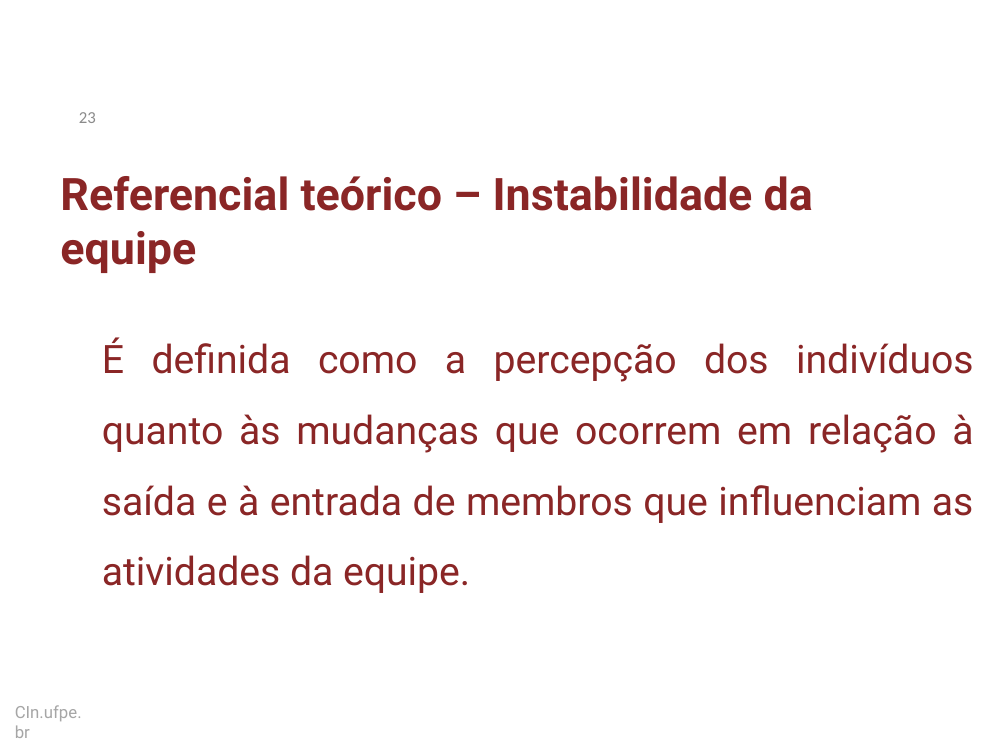
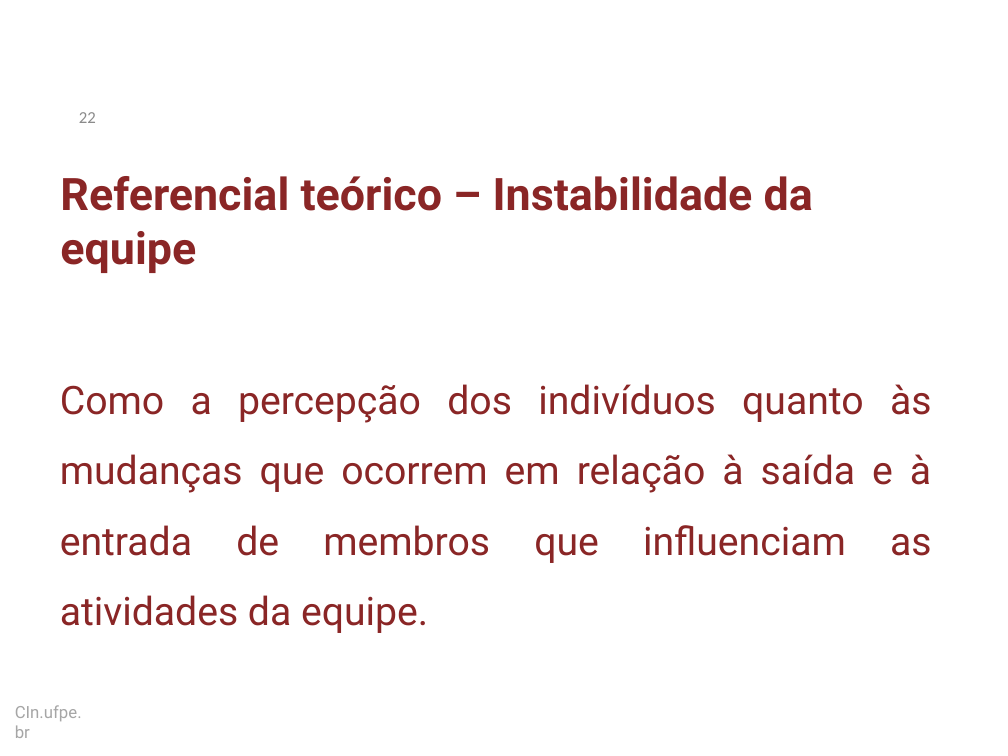
Before and after one commit to dan1lo/doutoradoR, a slide deck: slide 22 of apresentacao doutorado simplificado.pptx (slide 23 before the commit). Drawn at 1008x756 pixels with LibreOffice and Linux fonts; fonts in the diff are those of the drawing; background and template pictures are left out. Boxes give left, top, right and bottom in pixels: in the first picture for what was removed or moved away, otherwise in the second. Text is boxed around its words. In the diff, an @@ line names an element or a change of style, - is before the commit and + after.

```diff
--- a/apresentacao doutorado simplificado.pptx
+++ b/apresentacao doutorado simplificado.pptx
@@ text at box(60, 384, 932, 563): text changed @@
-É definida como a percepção dos indivíduos quanto às mudanças que ocorrem em relação à saída e à entrada de membros que influenciam as atividades da equipe.
+Como a percepção dos indivíduos quanto às mudanças que ocorrem em relação à saída e à entrada de membros que influenciam as atividades da equipe.
```
Also in this commit, not shown: 6 other slides changed, 2 slides added, 5 slides removed, 1 other file.
